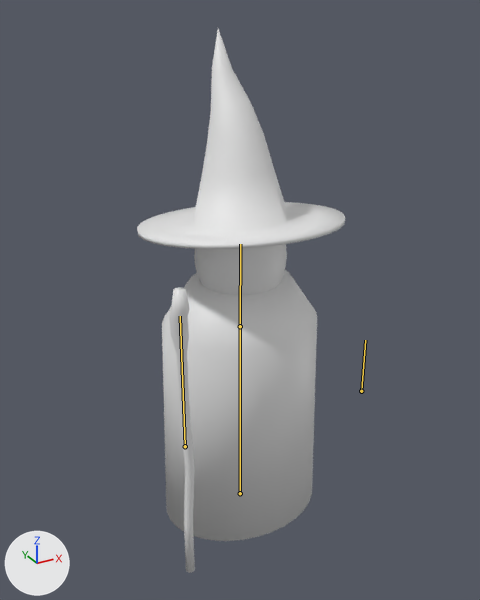
Renders of the Blender file game/scenes/enemies/wizard.blend from each side of a commit.
Camera for both pictures: a 50 mm camera at (-4.29, -7.78, 7.42) aimed at (-0.3, -0.53, 3.79). The lights are fixed; the arrows at lower left show +X, +Y and +Z. The bones that bend it are drawn over the model as lines.

In view in the first picture: 'body', 'hat', 'head', 'main_hand'.
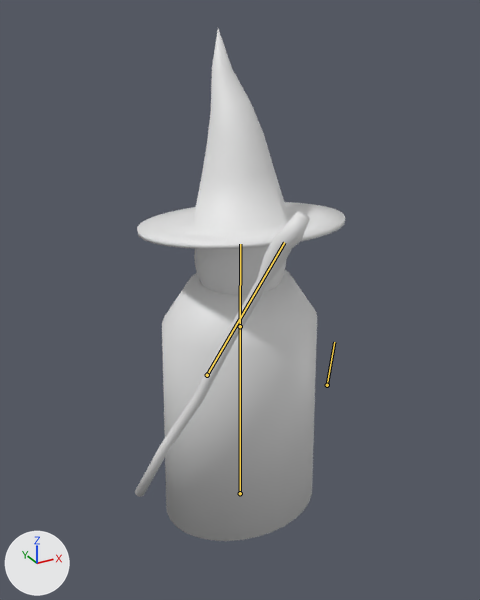
The newer file adds an action. The first version stands in its rest pose; the second is drawn at frame 29 of the action 'attack'.

Where the change shows, as pixel boxes [x1, y1, x2, y2] in the pictures (480 x 600 px):
'main_hand', posed (552% wider)
    before: [169, 287, 195, 573]
    after: [135, 211, 310, 497]
bone 'main_hand', root to tip
    before: (185, 446) to (180, 316)
    after: (207, 375) to (284, 242)

What changed in the scene script:
```text
Change bone_main_hand:
    where bone_main_hand = bpy.data.objects['Armature'].pose.bones['main_hand']  # child of 'Bone'
    bone_main_hand.location: (0.0, 0.0, 0.0) -> (-0.654, 1.398, 0.032)
    bone_main_hand.rotation_quaternion: (1.0, 0.0, 0.0, 0.0) -> (0.971, 0.173, -0.029, 0.157)  # degrees (0, 0, 0) -> degrees (19, -6, 17)
```
